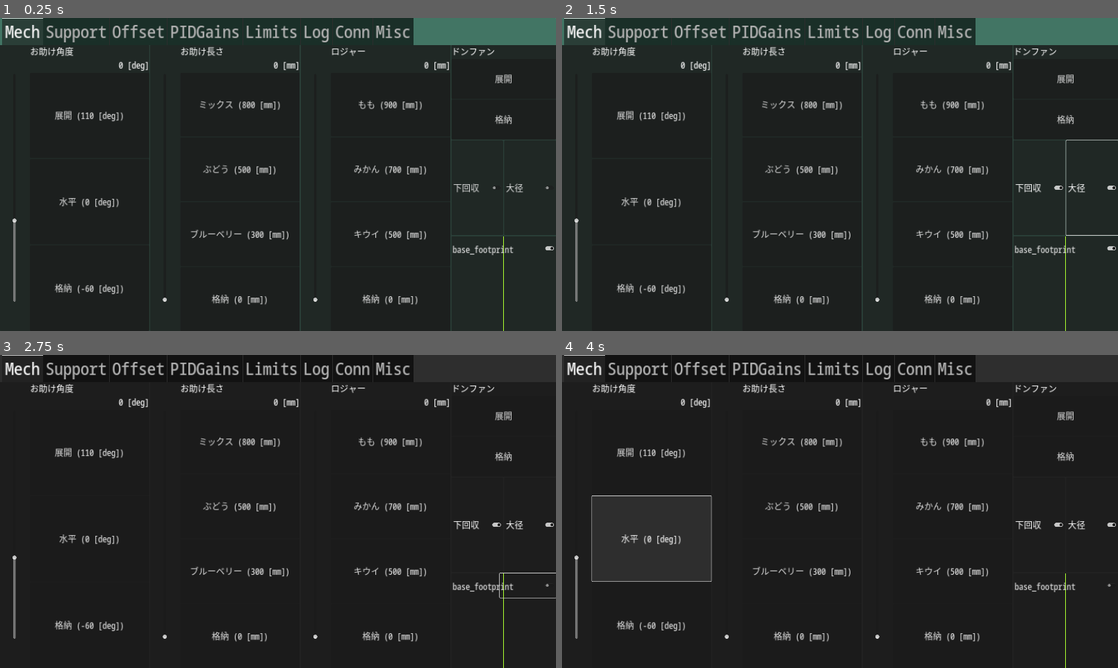
Above: before the commit, frames 1-4 (two rows, left to right).
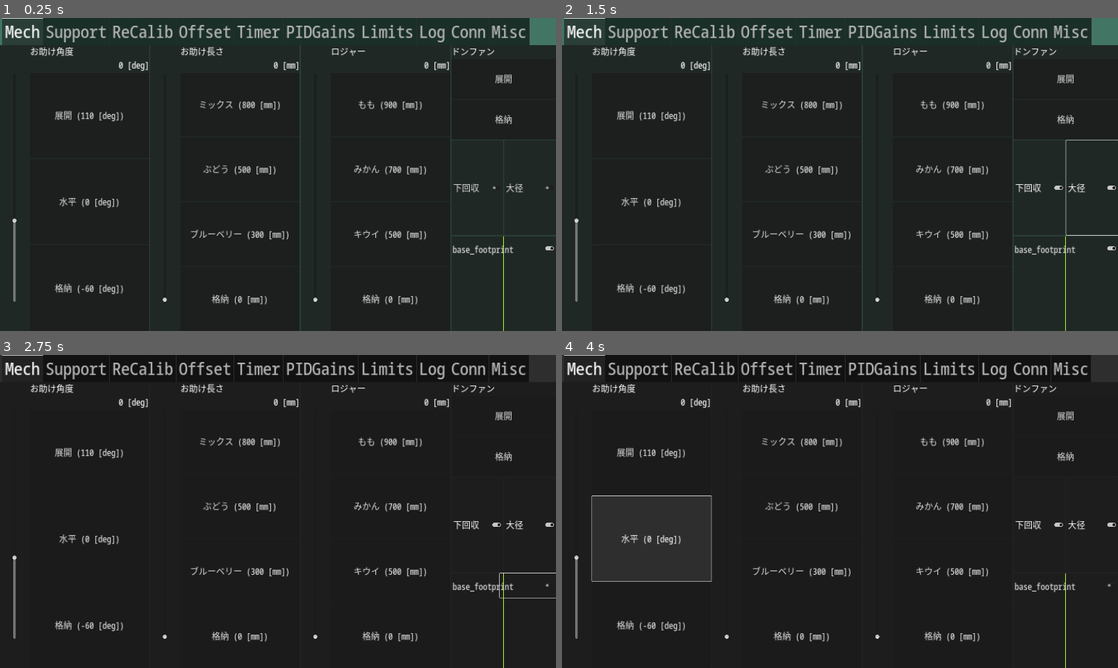
Above: after the commit, the same moments.

Repository: omuct-robotclub/nhk2023-team-a-controller
Game: Godot game, scene res://controls/controller.tscn
Two runs of this game, one before a commit and one after it. Both use one fixed random seed, a clock stepped at 60 frames per second and the inputs below.
Inputs (mouse positions are in pixels of both pictures, inside the frame that each line leads up to):
- Up to frame 1 (0.25 s): no input
- Up to frame 2 (1.5 s): click "下回収" at 0.5 s; click "大径" at 1.25 s
- Up to frame 3 (2.75 s): click (528, 586) at 2.02 s
- Up to frame 4 (4 s): click "展開 (110 [deg])" at 2.75 s; click "水平 (0 [deg])" at 3.5 s

The runs differ from the first frame. In frame 1, 3.0% of the frame differs, in the area x 20-96%, y 0-9%; in frame 2, 3.0%; in frame 3, 2.9%; in frame 4, 2.9%.

Commit message:
change something

Diff:
--- a/controls/controller.tscn
+++ b/controls/controller.tscn
@@ -1,10 +1,12 @@
-[gd_scene load_steps=24 format=3 uid="uid://cgn8t07t2if4f"]
+[gd_scene load_steps=26 format=3 uid="uid://cgn8t07t2if4f"]
 
 [ext_resource type="Theme" uid="uid://baqy2s2jpay2" path="res://theme.tres" id="1_vm7p2"]
 [ext_resource type="Script" path="res://scripts/avoid_notch.gd" id="2_3tkds"]
 [ext_resource type="Script" path="res://scripts/robot_controller.gd" id="3_oi048"]
 [ext_resource type="Script" path="res://scripts/reset_presets_button.gd" id="4_0p5sv"]
+[ext_resource type="Script" path="res://scripts/recalibration.gd" id="4_3eh2p"]
 [ext_resource type="Script" path="res://scripts/acc_limit_controller.gd" id="4_lqmxo"]
+[ext_resource type="Script" path="res://scripts/time_signal.gd" id="4_taf0e"]
 [ext_resource type="PackedScene" uid="uid://muuiqpin0e6h" path="res://controls/rosout_viewer.tscn" id="4_vqv0p"]
 [ext_resource type="Script" path="res://scripts/support_controller.gd" id="4_yedj2"]
 [ext_resource type="PackedScene" uid="uid://d3u0tvvu78rlr" path="res://controls/connection_indicator.tscn" id="5_2ccwf"]
@@ -319,6 +321,34 @@
 size_flags_vertical = 3
 text = "段越え後（センター）"
 
+[node name="ReCalib" type="Panel" parent="MarginContainer/MainController/TabContainer"]
+visible = false
+layout_mode = 2
+script = ExtResource("4_3eh2p")
+
+[node name="HBoxContainer" type="HBoxContainer" parent="MarginContainer/MainController/TabContainer/ReCalib"]
+layout_mode = 1
+anchors_preset = 15
+anchor_right = 1.0
+anchor_bottom = 1.0
+grow_horizontal = 2
+grow_vertical = 2
+
+[node name="ArmLength" type="Button" parent="MarginContainer/MainController/TabContainer/ReCalib/HBoxContainer"]
+layout_mode = 2
+size_flags_horizontal = 3
+text = "お助け長さ"
+
+[node name="Expander" type="Button" parent="MarginContainer/MainController/TabContainer/ReCalib/HBoxContainer"]
+layout_mode = 2
+size_flags_horizontal = 3
+text = "ロジャー"
+
+[node name="ArmAngle" type="Button" parent="MarginContainer/MainController/TabContainer/ReCalib/HBoxContainer"]
+layout_mode = 2
+size_flags_horizontal = 3
+text = "お助け角度"
+
 [node name="Offset" type="Panel" parent="MarginContainer/MainController/TabContainer"]
 visible = false
 layout_mode = 2
@@ -327,6 +357,46 @@
 
 [node name="SteerController" parent="MarginContainer/MainController/TabContainer/Offset" instance=ExtResource("14_ljk4t")]
 layout_mode = 1
+
+[node name="Timer" type="Panel" parent="MarginContainer/MainController/TabContainer"]
+visible = false
+layout_mode = 2
+script = ExtResource("4_taf0e")
+
+[node name="VBoxContainer" type="VBoxContainer" parent="MarginContainer/MainController/TabContainer/Timer"]
+layout_mode = 1
+anchors_preset = 15
+anchor_right = 1.0
+anchor_bottom = 1.0
+grow_horizontal = 2
+grow_vertical = 2
+
+[node name="Label" type="Label" parent="MarginContainer/MainController/TabContainer/Timer/VBoxContainer"]
+layout_mode = 2
+size_flags_vertical = 3
+theme_override_font_sizes/font_size = 256
+text = "0:00"
+horizontal_alignment = 1
+vertical_alignment = 1
+
+[node name="HBoxContainer" type="HBoxContainer" parent="MarginContainer/MainController/TabContainer/Timer/VBoxContainer"]
+layout_mode = 2
+size_flags_vertical = 3
+
+[node name="AutoStart" type="CheckButton" parent="MarginContainer/MainController/TabContainer/Timer/VBoxContainer/HBoxContainer"]
+layout_mode = 2
+size_flags_horizontal = 3
+text = "Auto Start"
+
+[node name="Stop" type="Button" parent="MarginContainer/MainController/TabContainer/Timer/VBoxContainer/HBoxContainer"]
+layout_mode = 2
+size_flags_horizontal = 3
+text = "Stop"
+
+[node name="Start" type="Button" parent="MarginContainer/MainController/TabContainer/Timer/VBoxContainer/HBoxContainer"]
+layout_mode = 2
+size_flags_horizontal = 3
+text = "Start"
 
 [node name="PIDGains" type="TabContainer" parent="MarginContainer/MainController/TabContainer"]
 visible = false
--- a/controls/slider_with_preset_buttons.tscn
+++ b/controls/slider_with_preset_buttons.tscn
@@ -22,7 +22,6 @@
 size_flags_horizontal = 4
 max_value = 500.0
 allow_greater = true
-allow_lesser = true
 
 [node name="VBoxContainer" type="VBoxContainer" parent="."]
 layout_mode = 2
--- /dev/null
+++ b/scripts/recalibration.gd
@@ -0,0 +1,19 @@
+extends Panel
+
+@onready var arm_length: Button = $HBoxContainer/ArmLength
+@onready var expander: Button = $HBoxContainer/Expander
+@onready var arm_angle: Button = $HBoxContainer/ArmAngle
+
+func _ready() -> void:
+    arm_length.pressed.connect(
+        func() -> void:
+            RobotInterface.set_arm_length(-1)
+    )
+    expander.pressed.connect(
+        func() -> void:
+            RobotInterface.set_expander_length(-1)
+    )
+    arm_angle.pressed.connect(
+        func() -> void:
+            RobotInterface.set_arm_angle(deg_to_rad(-61))
+    )
--- a/scripts/robot_controller.gd
+++ b/scripts/robot_controller.gd
@@ -14,6 +14,7 @@
 var all_expanding_ := false
 var _is_prev_slow_mode := false
 
+@onready var tab_container: TabContainer = $TabContainer
 @onready var cmd_vel_indicator_ = %CmdVelIndicator
 @onready var arm_length_slider: HBoxContainer = $TabContainer/Mech/ArmLengthController/Slider
 @onready var linear_acc_limit: HBoxContainer = $TabContainer/Limits/MarginContainer/HBoxContainer/LinearAccLimit
@@ -148,6 +149,18 @@
                 else:
                     RobotInterface.set_large_wheel_cmd(0.0)
 
+            [JOY_BUTTON_START, _]:
+                var tab_idx := tab_container.current_tab
+                if reverse:
+                    tab_idx -= 1
+                    if tab_idx < 0: tab_idx = tab_container.get_child_count() - 1
+                else:
+                    tab_idx += 1
+                tab_container.current_tab = tab_idx % tab_container.get_child_count()
+
+            [JOY_BUTTON_BACK, _]:
+                RobotInterface.set_arm_length(-1)
+
             [JOY_BUTTON_LEFT_STICK, _]:
                 RobotInterface.start_unwinding()
 
@@ -177,15 +190,16 @@
     RobotInterface.set_donfan_cmd(1)
     await get_tree().create_timer(1.0).timeout
     RobotInterface.set_expander_length(0.9)
+    RobotInterface.set_arm_angle(deg_to_rad(90))
     await get_tree().create_timer(1.0).timeout
-    RobotInterface.set_arm_angle(deg_to_rad(90))
+    RobotInterface.set_arm_length(-1)
     _working = false
 
 func _retract_all() -> void:
     if _working: return
     _working = true
     RobotInterface.set_arm_angle(deg_to_rad(-60))
-    await get_tree().create_timer(1.0).timeout
+#    await get_tree().create_timer(1.0).timeout
     RobotInterface.set_expander_length(0.0)
     await get_tree().create_timer(1.0).timeout
     RobotInterface.set_donfan_cmd(-1)
--- /dev/null
+++ b/scripts/time_signal.gd
@@ -0,0 +1,57 @@
+extends Panel
+
+var elapsed := 0.0
+
+@onready var label: Label = $VBoxContainer/Label
+@onready var auto_start: CheckButton = $VBoxContainer/HBoxContainer/AutoStart
+@onready var stop: Button = $VBoxContainer/HBoxContainer/Stop
+@onready var start: Button = $VBoxContainer/HBoxContainer/Start
+
+var started := false
+var _notify_state := 0
+
+func _ready() -> void:
+    start.pressed.connect(
+        func() -> void:
+            _notify_state = 0
+            elapsed = 0.0
+            started = true
+    )
+    stop.pressed.connect(
+        func() -> void:
+            started = false
+    )
+
+func _update_label() -> void:
+    var minutes := int(elapsed) / 60
+    var seconds := int(elapsed) % 60
+    label.text = "%d:%02d" % [minutes, seconds]
+
+func _vibrate() -> void:
+    var prev_notify_state = _notify_state
+    _notify_state = int(elapsed) / 10
+    if prev_notify_state == _notify_state: return
+    print(_notify_state)
+    var num_first := _notify_state / 6
+    var num_second := _notify_state % 6
+
+    for i in range(num_first):
+        Input.vibrate_handheld(100)
+        await get_tree().create_timer(0.2).timeout
+        await get_tree().create_timer(0.2).timeout
+
+    for i in range(num_second):
+        Input.vibrate_handheld(50)
+        await get_tree().create_timer(0.1).timeout
+
+func _process(delta: float) -> void:
+    if (not started) and auto_start.button_pressed:
+        if RobotInterface.target_linear_velocity.length() > 0.01:
+            _notify_state = 0
+            elapsed = 0.0
+            started = true
+
+    if started:
+        elapsed += delta
+        _update_label()
+        _vibrate()
